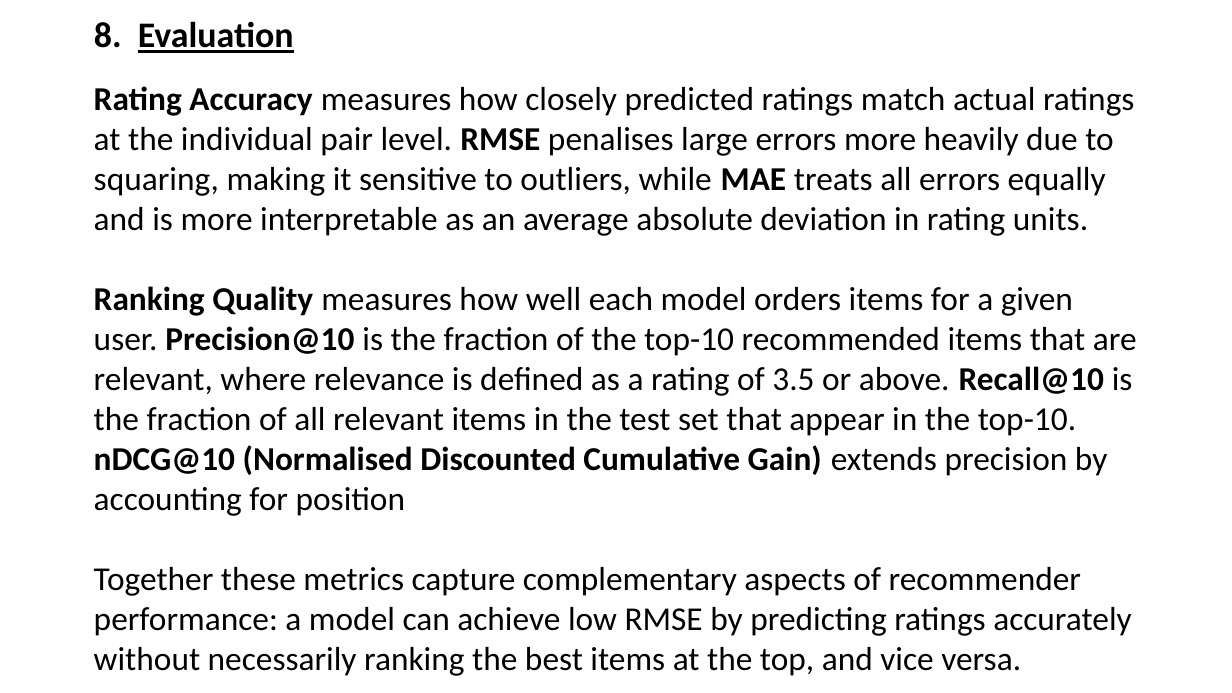
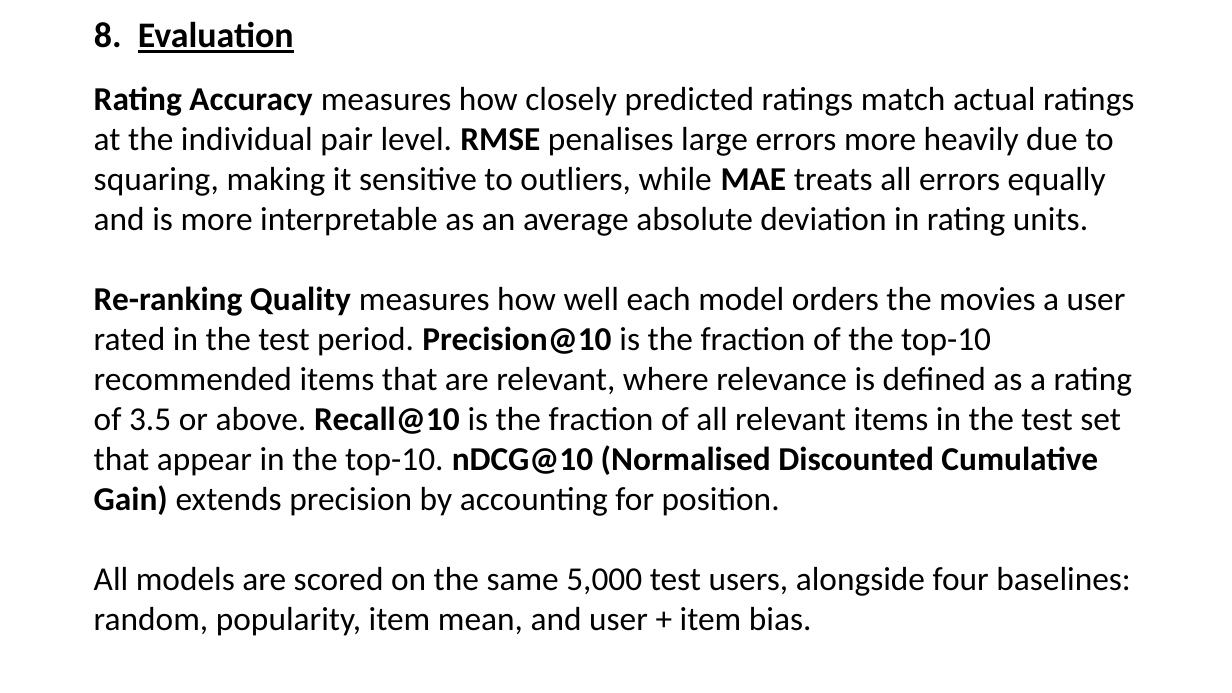
Before and after one commit to BillyGeros94/movie-recommendation-system, a slide deck: slide 10 of presentation/Recommender Presentation.pptx. Drawn at 1232x693 pixels with LibreOffice and Linux fonts; fonts in the diff are those of the drawing. Boxes give left, top, right and bottom in pixels: in the first picture for what was removed or moved away, otherwise in the second. Text is boxed around its words. In the diff, an @@ line names an element or a change of style, - is before the commit and + after.

Commit message:
Fix evaluation, add baselines, tests and training pipeline

```diff
--- a/presentation/Recommender Presentation.pptx
+++ b/presentation/Recommender Presentation.pptx
@@ text at (x1=94, y1=286, x2=1132, y2=636): text changed @@
-Ranking Quality measures how well each model orders items for a given user. Precision@10 is the fraction of the top-10 recommended items that are relevant, where relevance is defined as a rating of 3.5 or above. Recall@10 is the fraction of all relevant items in the test set that appear in the top-10. nDCG@10 (Normalised Discounted Cumulative Gain) extends precision by accounting for position
-Together these metrics capture complementary aspects of recommender performance: a model can achieve low RMSE by predicting ratings accurately without necessarily ranking the best items at the top, and vice versa.
+Re-ranking Quality measures how well each model orders the movies a user rated in the test period. Precision@10 is the fraction of the top-10 recommended items that are relevant, where relevance is defined as a rating of 3.5 or above. Recall@10 is the fraction of all relevant items in the test set that appear in the top-10. nDCG@10 (Normalised Discounted Cumulative Gain) extends precision by accounting for position.
+All models are scored on the same 5,000 test users, alongside four baselines: random, popularity, item mean, and user + item bias.
```
Also in this commit, not shown: 8 other slides changed, 2 slides added, 37 other files.
